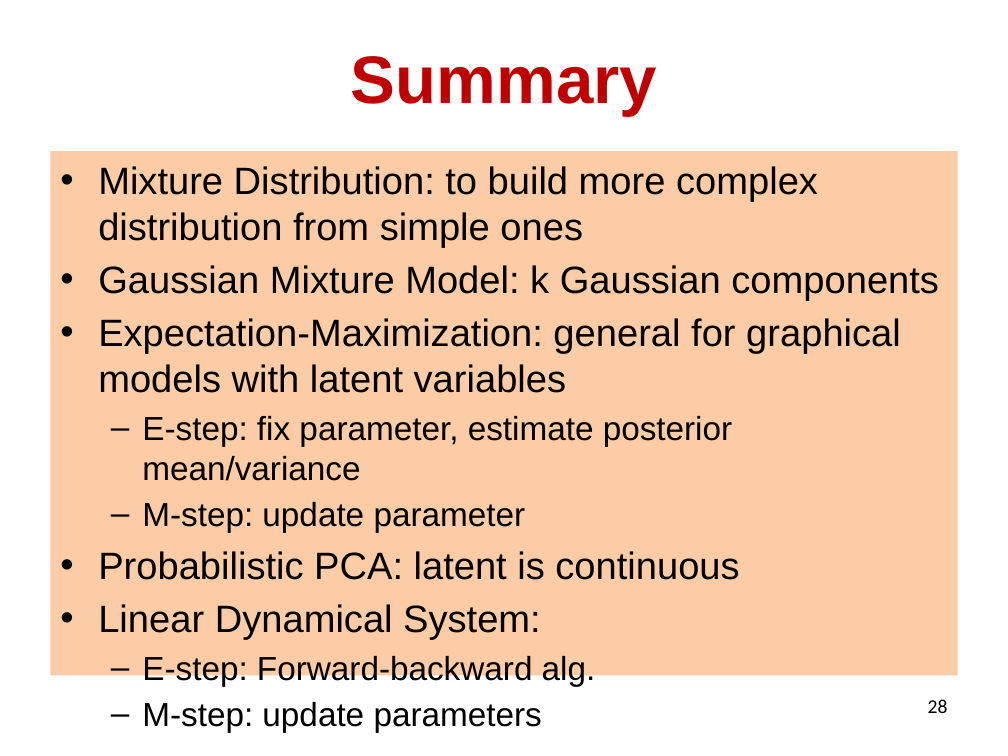
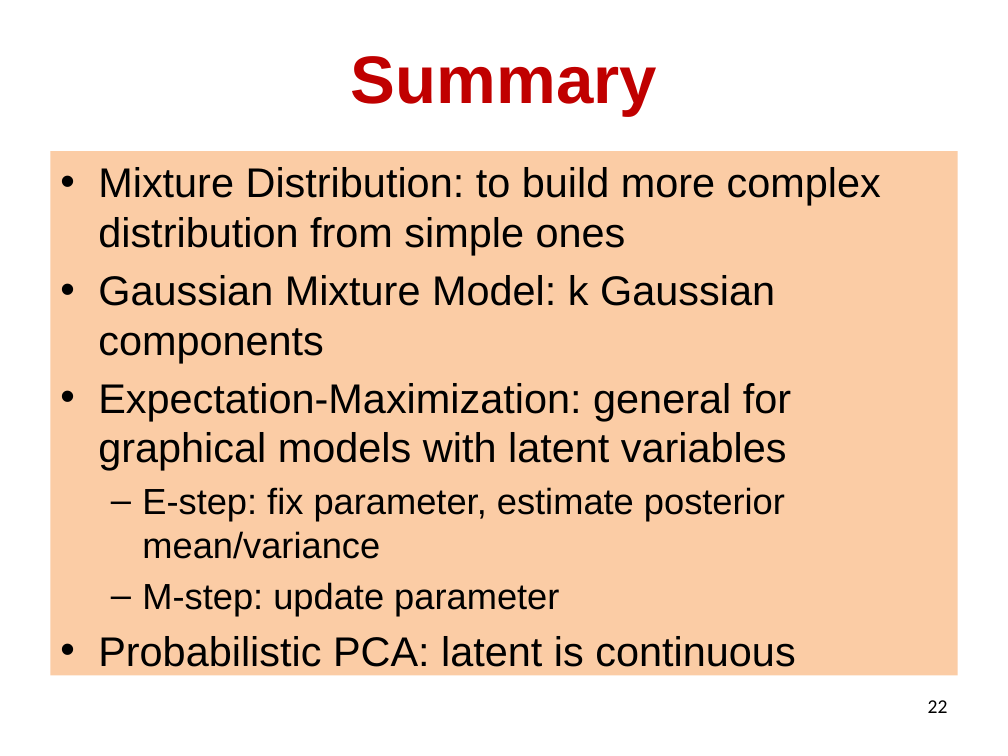
Before and after one commit to lileicc/ucsbcs291k_machine_learning_fall2022, a slide deck: slide 22 of lectures/10_gmm.pptx (slide 28 before the commit). Drawn at 1008x756 pixels with LibreOffice and Linux fonts; fonts in the diff are those of the drawing. Boxes give left, top, right and bottom in pixels: in the first picture for what was removed or moved away, otherwise in the second. Text is boxed around its words. In the diff, an @@ line names an element or a change of style, - is before the commit and + after.

```diff
--- a/lectures/10_gmm.pptx
+++ b/lectures/10_gmm.pptx
@@ text "Mixture Distribution: to build more ..." at (50,151,958,675): size 27.2 to 29.6 pt in "Mixture Distribution: to build more complex distribution ...", "Gaussian Mixture Model: k Gaussian components", "Expectation-Maximization: general for graphical models with  ...", "Probabilistic PCA: latent is continuous"; size 23.8 to 25.9 pt in "E-step: fix parameter, estimate posterior mean/variance", "M-step: update parameter" @@
@@ text at (98,604,596,686): paragraphs removed @@
-• Linear Dynamical System:
-  – E-step: Forward-backward alg.
-  – M-step: update parameters
@@ page number at (928,700,948,713): text changed @@
-28
+22
```
Also in this commit, not shown: 4 other slides changed, 2 slides added, 8 slides removed, 4 other files.
